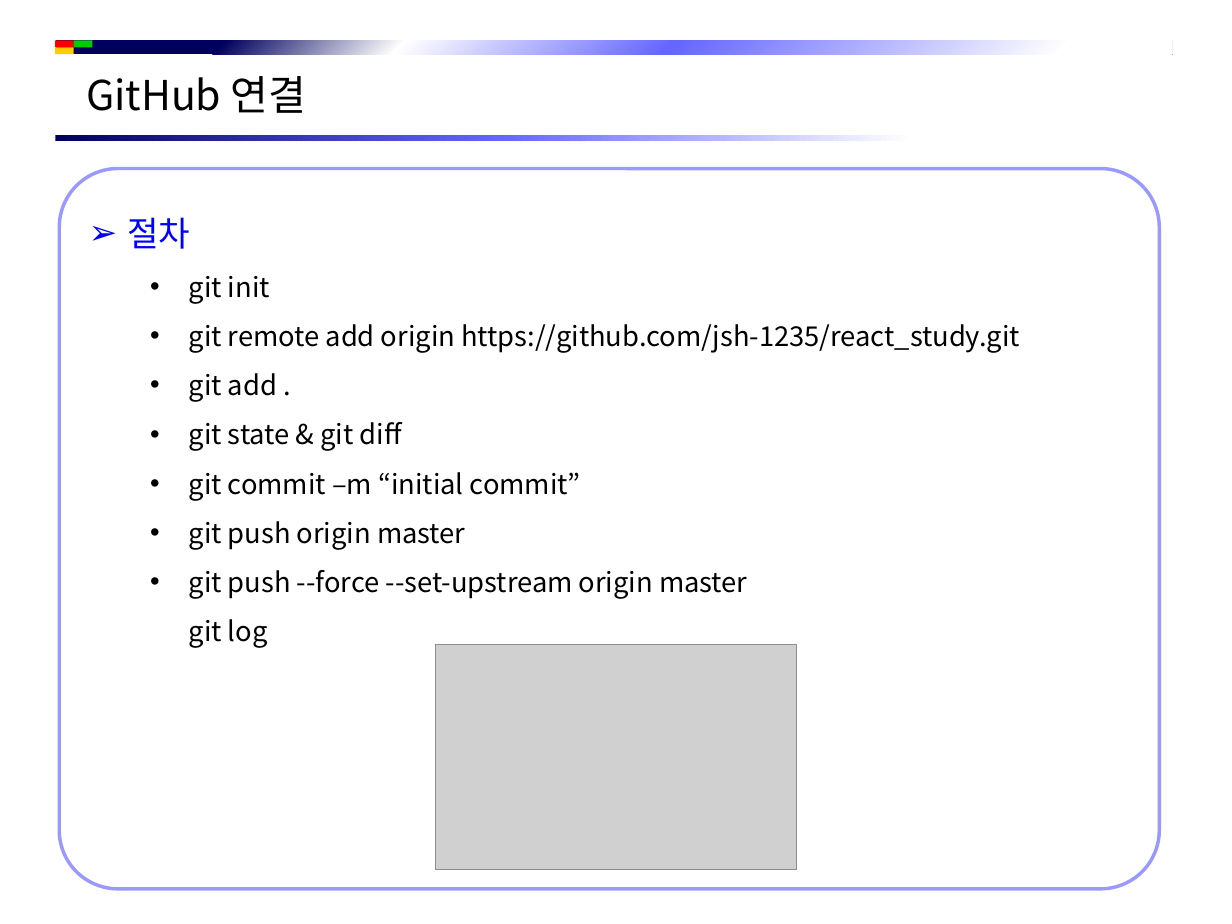
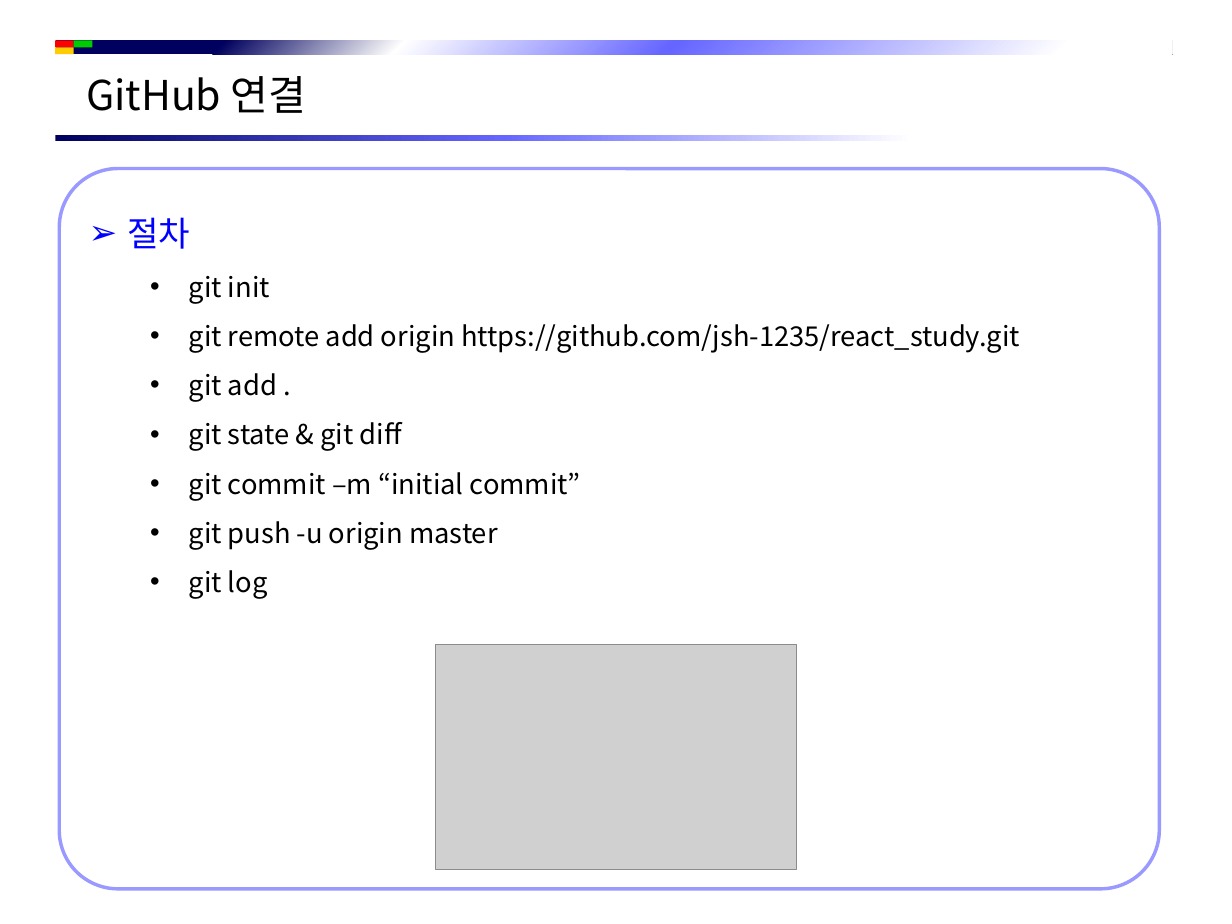
Before and after one commit to jsh-1235/Document, a slide deck: slide 12 of Front-End/React/React 시작하기.pptx (slide 11 before the commit). Drawn at 1232x924 pixels with LibreOffice and Linux fonts; fonts in the diff are those of the drawing; grey boxes stand for pictures; background and template pictures are left out. Boxes give left, top, right and bottom in pixels: in the first picture for what was removed or moved away, otherwise in the second. Text is boxed around its words. In the diff, an @@ line names an element or a change of style, - is before the commit and + after.

```diff
--- a/Front-End/React/React 시작하기.pptx
+++ b/Front-End/React/React 시작하기.pptx
@@ text in rounded rectangle at [189, 521, 497, 599]: text changed @@
-  • git push origin master
-  • git push --force --set-upstream origin master
-    git log
+  • git push -u origin master
+  • git log
```
Also in this commit, not shown: 4 other slides changed, 1 slide added, 6 other files.
